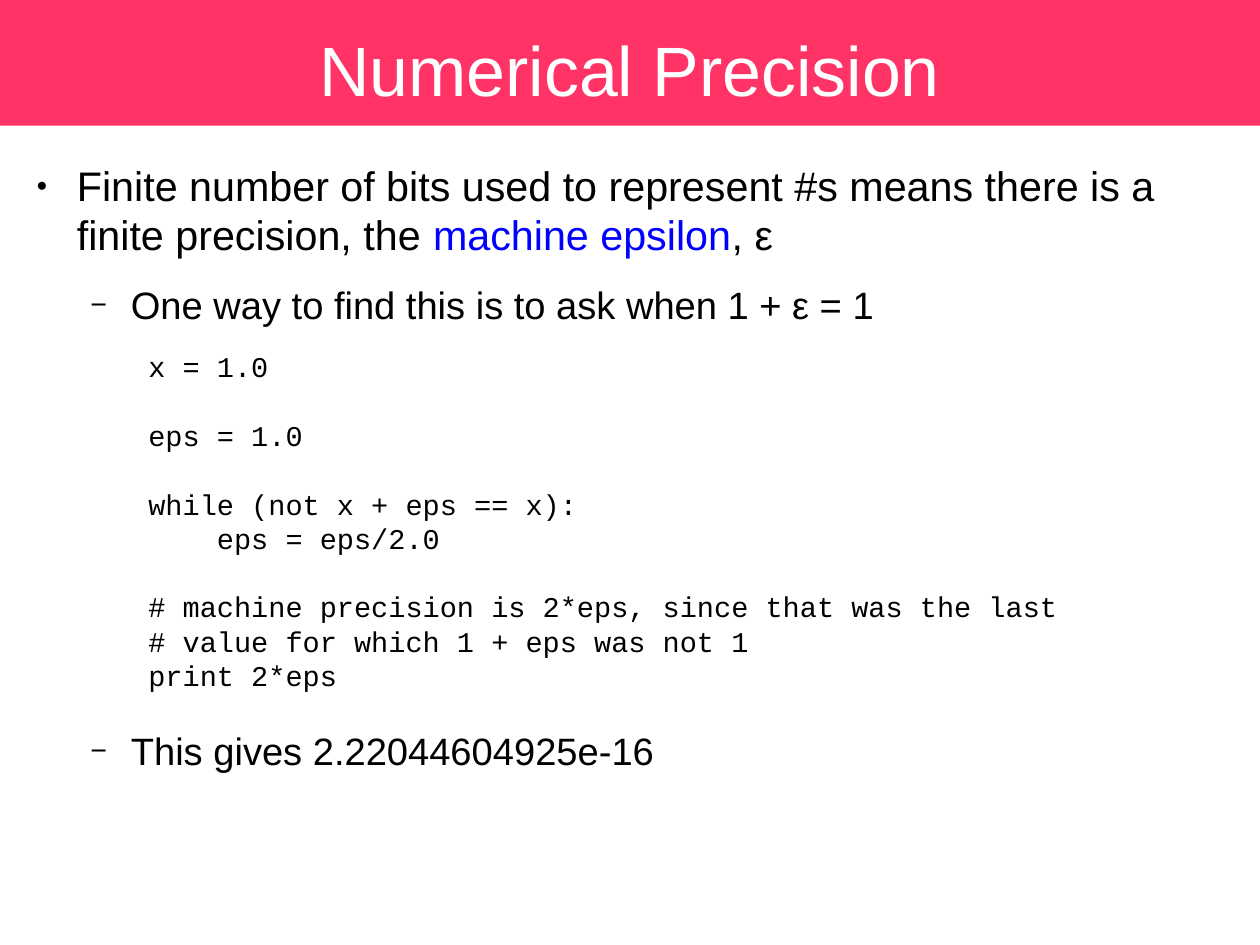
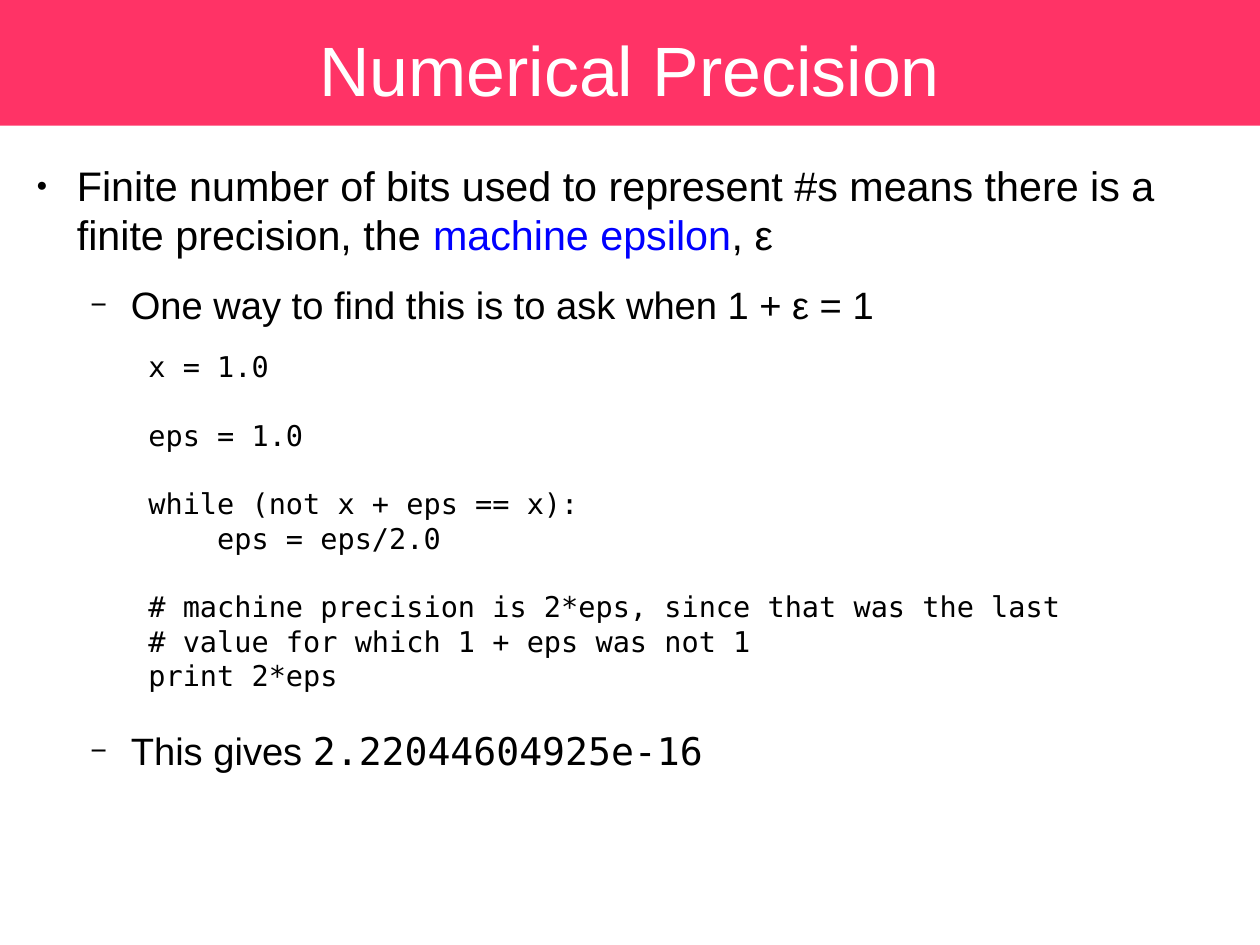
Before and after one commit to sbu-python-class/python-science, a slide deck: slide 18 of lectures/01-python/python.odp (slide 16 before the commit). Drawn at 1260x945 pixels with LibreOffice and Linux fonts; fonts in the diff are those of the drawing. Boxes give left, top, right and bottom in pixels: in the first picture for what was removed or moved away, otherwise in the second. Text is boxed around its words. In the diff, an @@ line names an element or a change of style, - is before the commit and + after.

```diff
--- a/lectures/01-python/python.odp
+++ b/lectures/01-python/python.odp
@@ text "x = 1.0" at bbox=[148, 355, 1060, 692]: font Courier New to DejaVu Sans Mono @@
@@ text at bbox=[131, 736, 703, 773]: font Arial to DejaVu Sans Mono in "2.22044604925e-16" @@
```
Also in this commit, not shown: 11 other slides changed, 7 slides added, 4 slides removed.
